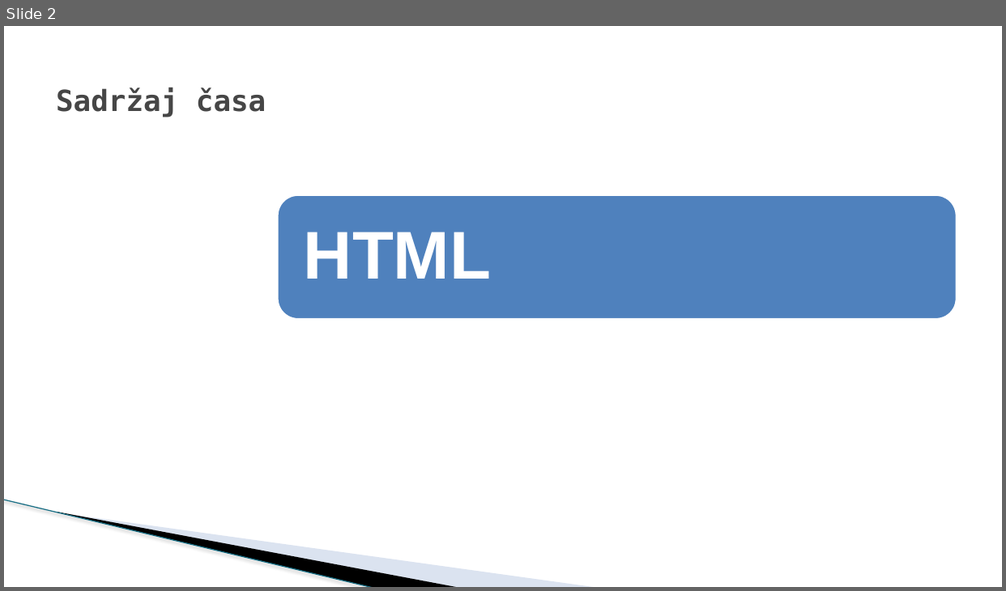
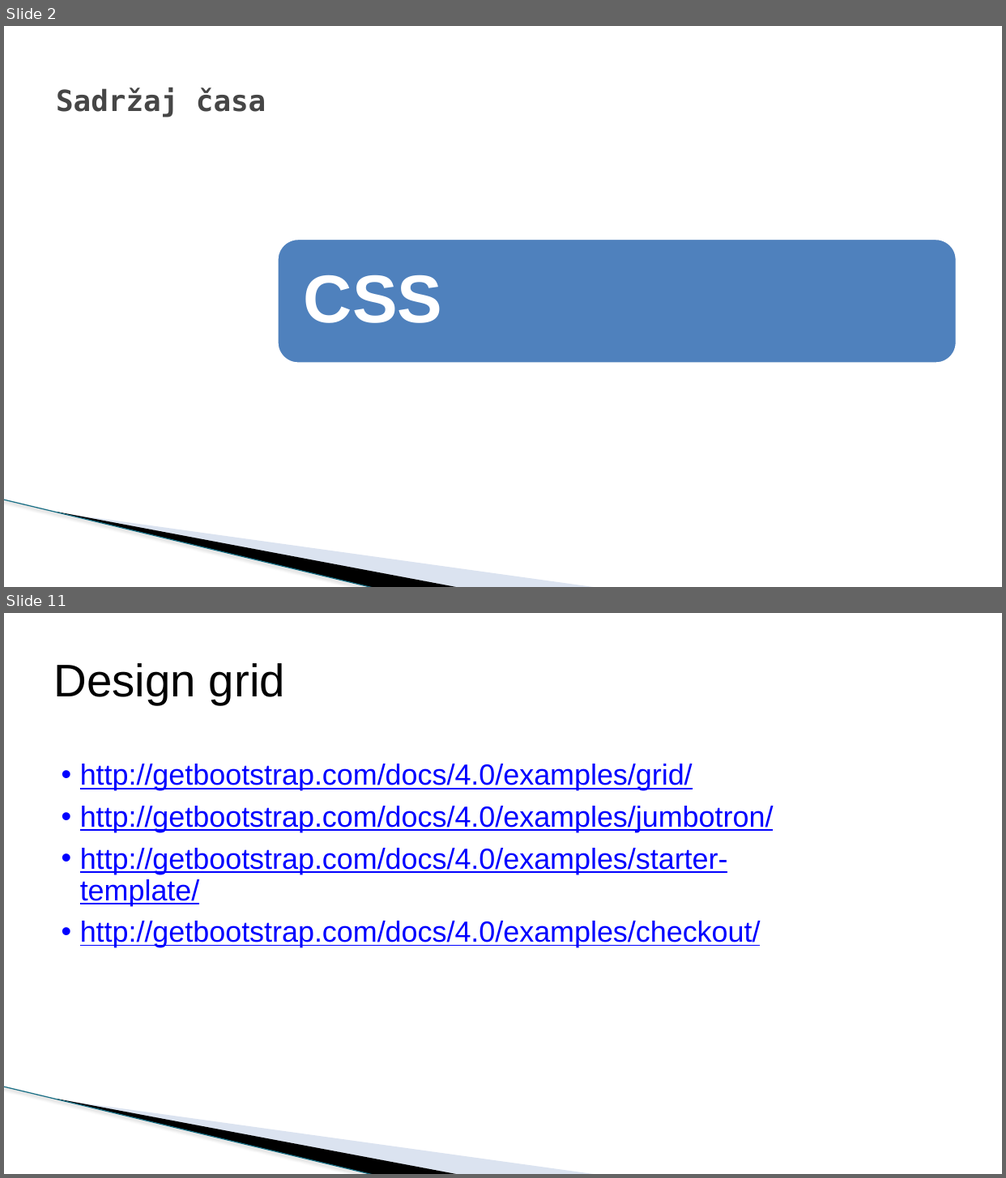
Before and after one commit to todalexcode/kurs-front-end, a slide deck: sesija-22/PPT/Front-End Developer-22.pptx. Shown one above the other, each under a label of ours: slide 2 before the commit, slides 2 and 11 after it; the slides between them are not shown. The pictures are 1006x591 and 1006x1178 pixels, drawn with LibreOffice and Linux fonts; fonts in the diff are those of the drawing; background and template pictures are left out. Boxes give left, top, right and bottom in pixels: in the first picture for what was removed or moved away, otherwise in the second. Text is boxed around its words. In the diff, an @@ line names an element or a change of style, - is before the commit and + after.

```diff
--- a/sesija-22/PPT/Front-End Developer-22.pptx
+++ b/sesija-22/PPT/Front-End Developer-22.pptx
@@ slide 11 added at <box>4,613,1002,1174</box>, background #FFFFFF; not listed: 3 template elements that a slide beside it also shows @@
@@ title added at <box>54,663,285,705</box>, 44 pt, text #000000 @@
+Design grid
@@ text added at <box>80,764,774,948</box>, 28 pt, text #0000FF, underline @@
+• http://getbootstrap.com/docs/4.0/examples/grid/
+• http://getbootstrap.com/docs/4.0/examples/jumbotron/
+• http://getbootstrap.com/docs/4.0/examples/starter-template/
+• http://getbootstrap.com/docs/4.0/examples/checkout/
@@ slide 2 changed as well @@
@@ rounded rectangle: place and size @@
-rounded rectangle at <box>277,195,957,319</box>
+rounded rectangle at <box>277,239,957,364</box>
@@ text removed at <box>304,232,491,279</box> @@
-HTML
@@ text added at <box>304,275,442,323</box>, 65 pt, text #FFFFFF, bold @@
+CSS
```
Also in this commit, not shown: 1 other slide changed, 11 other slides added, 2 slides removed, 8 other files.
